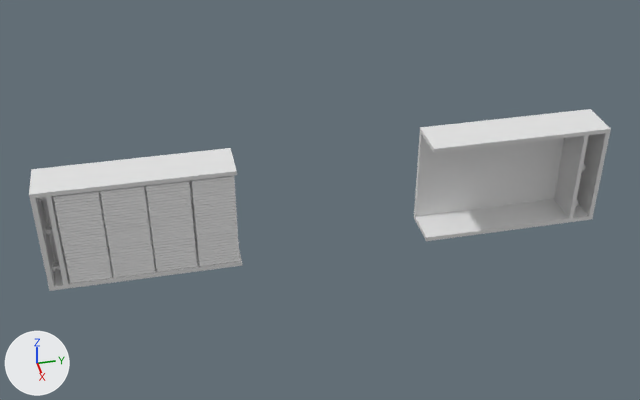
The Blender file Periodt.blend, before and after one commit.
Camera for both pictures: a 50 mm camera at (20.39, -10.12, 13.66) aimed at (-0.01, -5.65, -0.09). The lights are fixed; the arrows at lower left show +X, +Y and +Z.

The first picture shows 'Cartridge', 'Cartridge elastic slider', 'Case', 'Case division for pads and mechanicals', 'Elastic - bottom', 'Pad Stack 1', 'Pad Stack 1.001', 'Pad Stack 1.002', 'Pad Stack 1.003'.
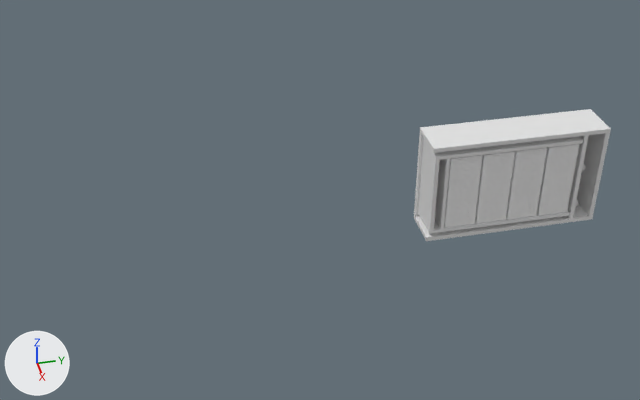
Where the change shows, as pixel boxes [x1, y1, x2, y2] in the pictures (640 x 400 px):
'Cartridge', moved, rescaled: before [29, 148, 242, 291]; after [418, 136, 583, 234]
'Pad Stack 1', moved, rescaled: before [53, 191, 112, 283]; after [444, 155, 483, 228]
'Pad Stack 1.001', moved, rescaled: before [100, 186, 156, 277]; after [475, 151, 515, 224]
'Pad Stack 1.003', moved, rescaled: before [190, 176, 240, 266]; after [537, 144, 580, 216]
'Pad Stack 1.002', moved, rescaled: before [146, 181, 198, 272]; after [506, 148, 548, 220]
'Cartridge elastic slider', moved, rescaled: before [46, 196, 68, 285]; after [435, 159, 450, 229]
'Elastic - middle', moved (not visible afterwards): before [45, 226, 53, 235]
'Elastic - bottom', moved (not visible afterwards): before [53, 262, 60, 270]
'Case division for pads and mechanicals', unchanged, covered by the edit: before [554, 135, 589, 219]; after [567, 135, 589, 219]

What the commit changed:
Object 'Cartridge' (ob_cartridge) moves from (0.0, -10.62, 0.0) to (0.0, -0.36, -0.01).
Object 'Cartridge' (ob_cartridge) is rescaled from (0.618, 2.62, 1.55) to (0.618, 2.18, 1.29).
Object 'Cartridge elastic slider' (ob_cartridge_elastic_slider) moves from (0.02, -12.79, 0.0) to (0.02, -2.17, -0.01).
Object 'Cartridge elastic slider' (ob_cartridge_elastic_slider) is rescaled from (0.596, 0.0595, 1.45) to (0.596, 0.0495, 1.2).
Object 'Elastic - middle' (ob_elastic___middle) moves from (0.02, -12.98, 0.0) to (0.02, -2.32, -0.01).
Object 'Elastic - bottom' (ob_elastic___bottom) moves from (0.02, -12.98, -1.2) to (0.02, -2.32, -1.0).
Object 'Pad Stack 1' (ob_pad_stack_1) moves from (0.07, -12.12, -0.04) to (0.07, -1.61, -0.04).
Object 'Pad Stack 1' (ob_pad_stack_1) is rescaled from (0.51, 0.567, 1.4) to (0.51, 0.472, 1.16).
Object 'Pad Stack 1.001' (ob_pad_stack_1_001) moves from (0.07, -10.96, -0.04) to (0.07, -0.64, -0.04).
Object 'Pad Stack 1.001' (ob_pad_stack_1_001) is rescaled from (0.51, 0.567, 1.4) to (0.51, 0.472, 1.16).
Object 'Pad Stack 1.002' (ob_pad_stack_1_002) moves from (0.07, -9.81, -0.04) to (0.07, 0.32, -0.04).
Object 'Pad Stack 1.002' (ob_pad_stack_1_002) is rescaled from (0.51, 0.567, 1.4) to (0.51, 0.472, 1.16).
Object 'Pad Stack 1.003' (ob_pad_stack_1_003) moves from (0.07, -8.63, -0.04) to (0.07, 1.3, -0.04).
Object 'Pad Stack 1.003' (ob_pad_stack_1_003) is rescaled from (0.51, 0.567, 1.4) to (0.51, 0.472, 1.16).
